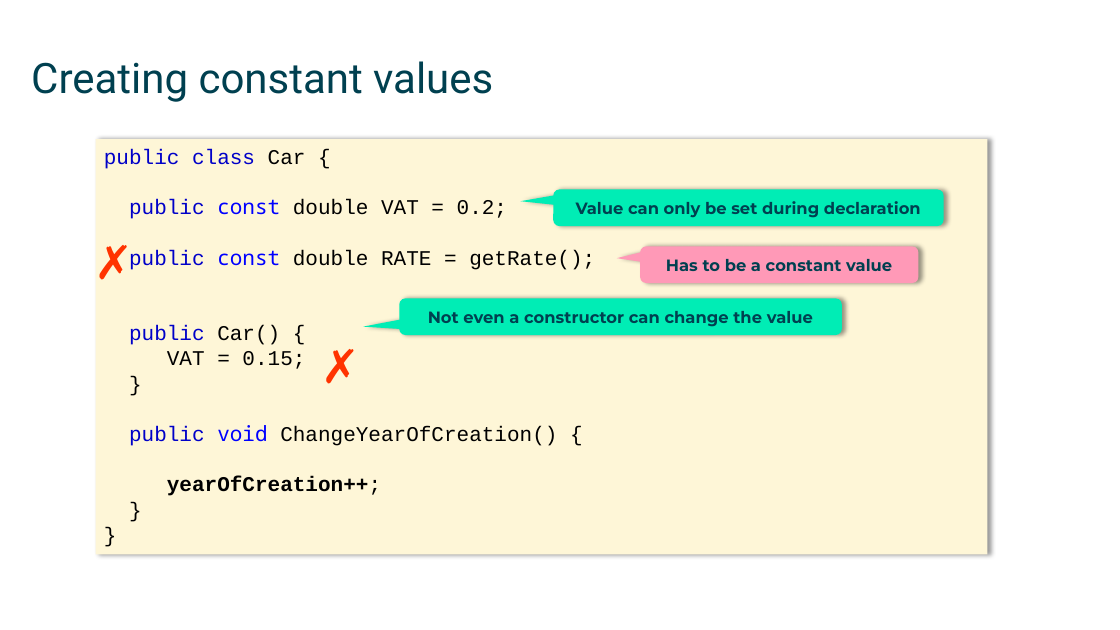
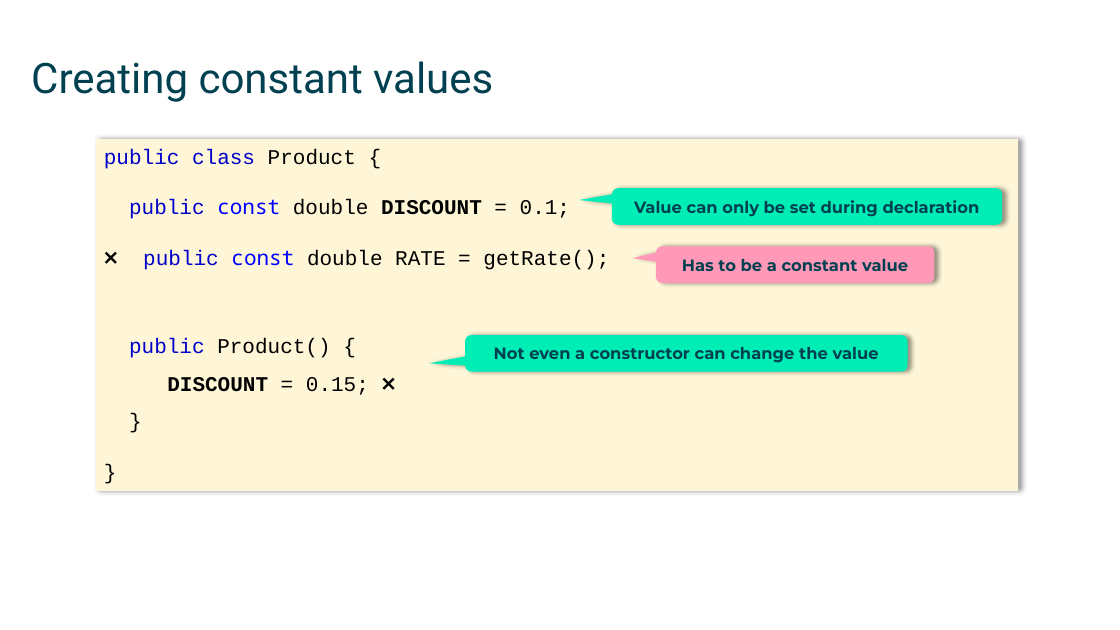
Before and after one commit to mikebaradaran/csharp, a slide deck: slide 12 of 03-Static fields and methods.pptx. Drawn at 1120x630 pixels with LibreOffice and Linux fonts; fonts in the diff are those of the drawing. Boxes give left, top, right and bottom in pixels: in the first picture for what was removed or moved away, otherwise in the second. Text is boxed around its words. In the diff, an @@ line names an element or a change of style, - is before the commit and + after.

```diff
--- a/03-Static fields and methods.pptx
+++ b/03-Static fields and methods.pptx
@@ text in rectangle at [96,139,1018,492]: paragraph removed @@
-}
@@ rectangle "public class Product {": place and size @@
-rectangle "public class Product {" at [96,139,988,555]
+rectangle "public class Product {" at [96,139,1018,492]
@@ text in rectangle at [104,149,609,395]: text changed @@
-public class Car {
-public const double VAT = 0.2;
-public const double RATE = getRate();
-public Car() {
-VAT = 0.15;
-}
-public void ChangeYearOfCreation() {
-yearOfCreation++;
+public class Product {
+public const double DISCOUNT = 0.1;
+❌ public const double RATE = getRate();
+public Product() {
+DISCOUNT = 0.15; ❌
+}
@@ rounded speech box "Value can only be set ...": place and size @@
-rounded speech box "Value can only be set ..." at [554,190,944,227]
+rounded speech box "Value can only be set ..." at [612,188,1002,225]
@@ text removed at [86,229,129,292] @@
-✗
@@ rounded speech box "Has to be a constant ...": place and size @@
-rounded speech box "Has to be a constant ..." at [640,246,918,283]
+rounded speech box "Has to be a constant ..." at [656,246,934,283]
@@ text removed at [313,334,356,397] @@
-✗
@@ rounded speech box "Not even a constructor can ...": place and size @@
-rounded speech box "Not even a constructor can ..." at [399,298,842,335]
+rounded speech box "Not even a constructor can ..." at [465,335,908,372]
```
Also in this commit, not shown: 3 other slides changed, 2 other files.
